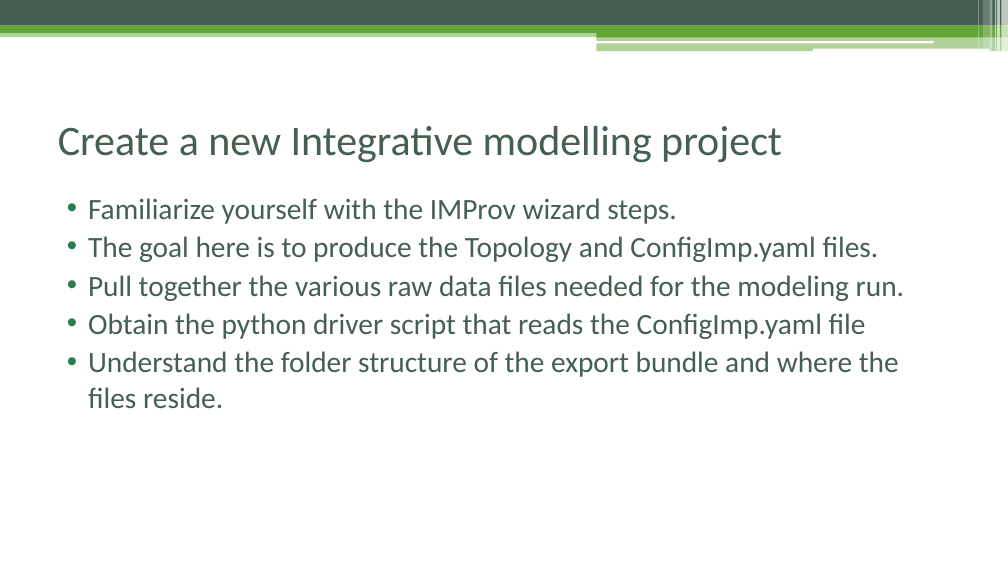
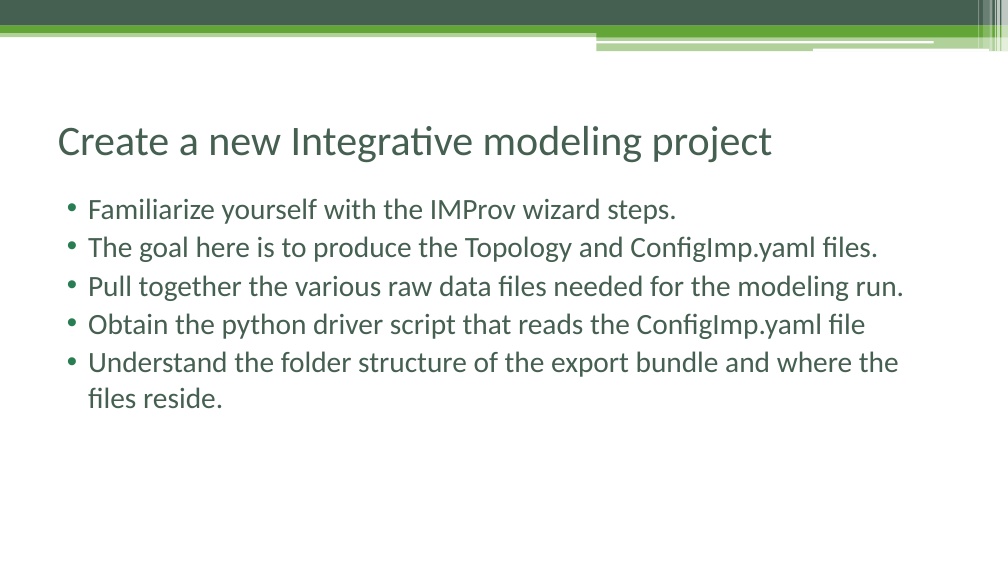
Before and after one commit to pellst/imp_msstudio_init, a slide deck: slide 6 of IMProv_project_prep.pptx (slide 4 before the commit). Drawn at 1008x567 pixels with LibreOffice and Linux fonts; fonts in the diff are those of the drawing. Boxes give left, top, right and bottom in pixels: in the first picture for what was removed or moved away, otherwise in the second. Text is boxed around its words. In the diff, an @@ line names an element or a change of style, - is before the commit and + after.

```diff
--- a/IMProv_project_prep.pptx
+++ b/IMProv_project_prep.pptx
@@ title at bbox=[58, 126, 773, 162]: text changed @@
-Create a new Integrative modelling project
+Create a new Integrative modeling project
```
Also in this commit, not shown: 2 other slides changed, 21 slides added, 3 slides removed.
